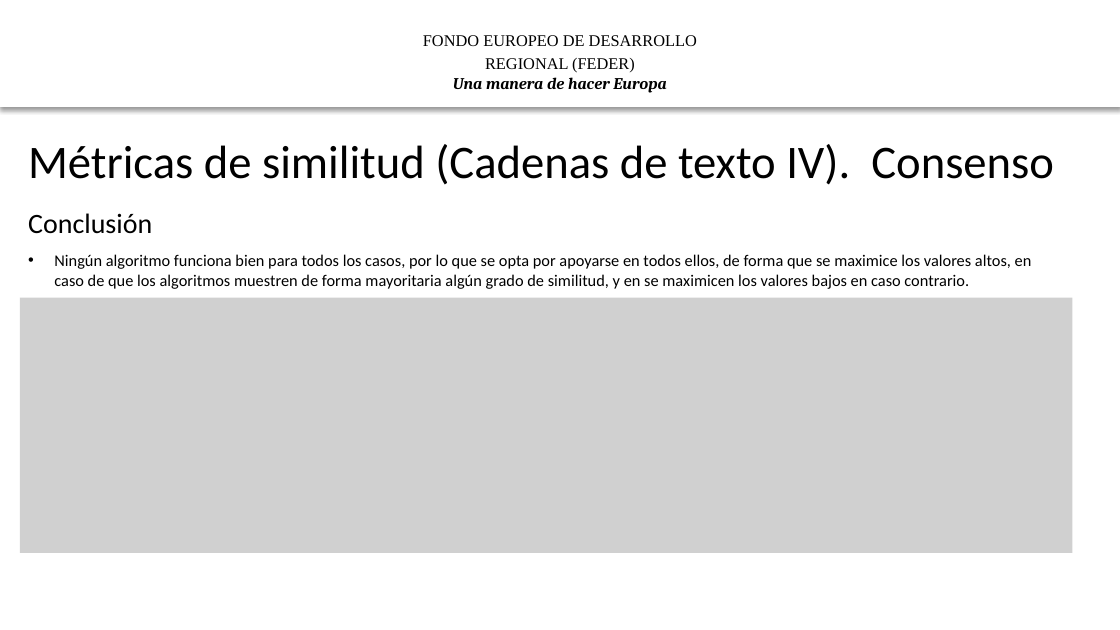
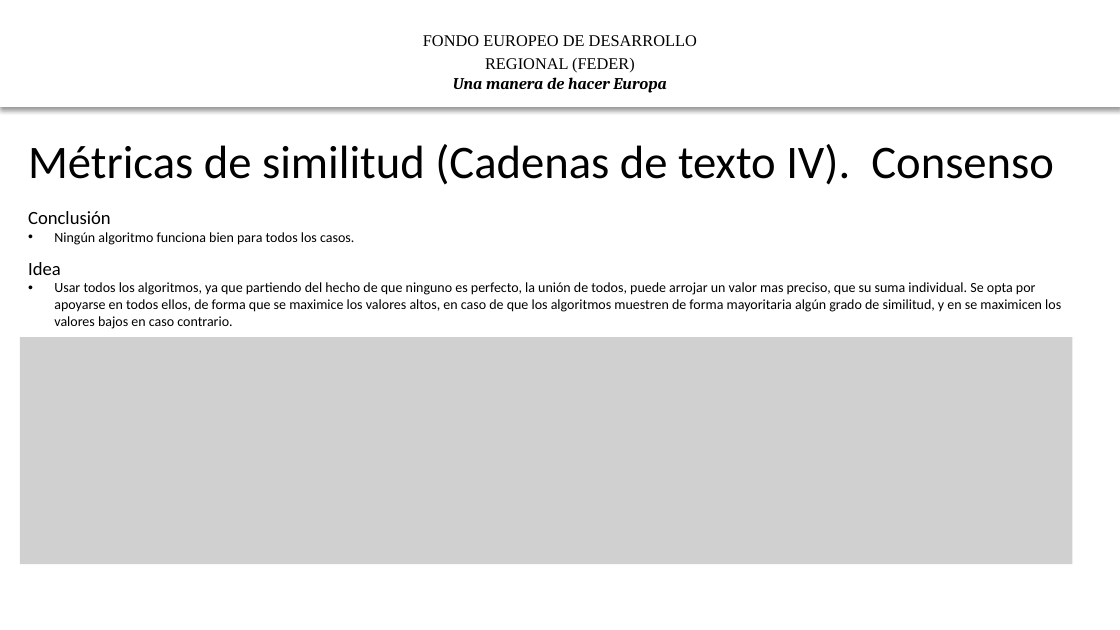
Before and after one commit to HerculesCRUE/ib-asio-docs-, a slide deck: slide 15 of 28-Material_de_formación/Formación Federación y Descubrimiento/I Marco teórico de la comparación de entidades (librería de descubrimiento).pptx (slide 10 before the commit). Drawn at 1120x630 pixels with LibreOffice and Linux fonts; fonts in the diff are those of the drawing; grey boxes stand for pictures; background and template pictures are left out. Boxes give left, top, right and bottom in pixels: in the first picture for what was removed or moved away, otherwise in the second. Text is boxed around its words. In the diff, an @@ line names an element or a change of style, - is before the commit and + after.

```diff
--- a/28-Material_de_formación/Formación Federación y Descubrimiento/I Marco teórico de la comparación de entidades (librería de descubrimiento).pptx
+++ b/28-Material_de_formación/Formación Federación y Descubrimiento/I Marco teórico de la comparación de entidades (librería de descubrimiento).pptx
@@ text at [28,211,111,224]: size 24 to 16 pt in "Conclusión" @@
@@ text at [54,232,354,245]: text changed; size 14 to 12 pt @@
-• Ningún algoritmo funciona bien para todos los casos, por lo que se opta por apoyarse en todos ellos, de forma que se maximice los valores altos, en caso de que los algoritmos muestren de forma mayoritaria algún grado de similitud, y en se maximicen los valores bajos en caso contrario.
+• Ningún algoritmo funciona bien para todos los casos.
@@ text added at [28,262,1061,329], 12 pt, text #000000 @@
+Idea
+• Usar todos los algoritmos, ya que partiendo del hecho de que ninguno es perfecto, la unión de todos, puede arrojar un valor mas preciso, que su suma individual. Se opta por apoyarse en todos ellos, de forma que se maximice los valores altos, en caso de que los algoritmos muestren de forma mayoritaria algún grado de similitud, y en se maximicen los valores bajos en caso contrario.
@@ picture: place and size @@
-picture at [20,297,1073,553]
+picture at [20,337,1073,564]
```
Also in this commit, not shown: 11 other slides changed, 11 slides added, 1 slide removed, 19 other files.
